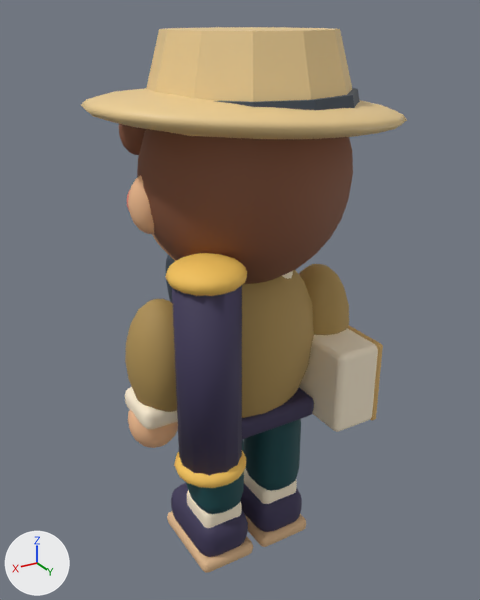
The Blender file art-source/main/tianye.blend as it was, and as the next commit left it.
One viewpoint serves both versions: a 50 mm lens placed at (0.984, 1.615, 1.74), pointed at (0.007, -0.013, 0.927). Every picture has the same lights, and +X, +Y and +Z are marked at lower left. The picture after the commit comes second.

Names of what the first picture shows: 'tianye_uniform'.
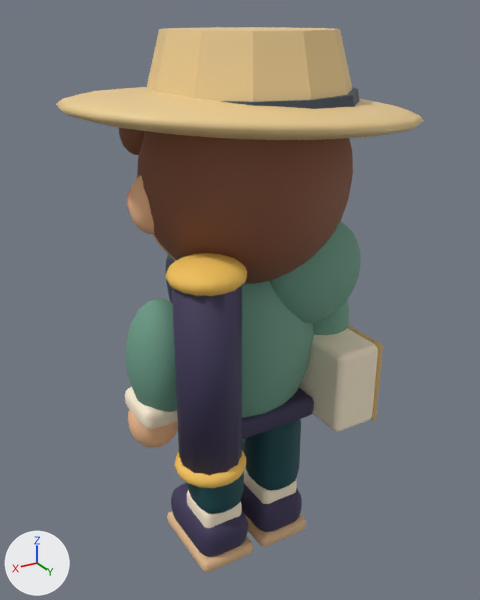
Pixel boxes (x1, y1, x2, y2) of what changed, in the pictures (480 x 600 px):
'tianye_uniform', recoloured, reshaped (brown to green, 13% wider): before (81, 27, 407, 573); after (56, 27, 424, 573)
part 1 of me_cube_024, added (beige): after (56, 87, 424, 140)
part 2 of me_cube_024, added (green): after (270, 221, 361, 323)

What the commit changed:
Material 'violet' (mat_violet) changes colour from brown #b19355 to green #6c9e89; in linear values from (0.44, 0.29, 0.09) to (0.15, 0.34, 0.25).
me_cube_024 is used by ob_tianye_uniform; location (0.0, 0.0, 0.0).
me_cube_024 had 15803 vertices, 17332 faces and spanned x -0.46..0.46, y -0.33..0.4, z 0.0..1.71.
me_cube_024 now has 16247 vertices, 17812 faces and spans x -0.52..0.52, y -0.37..0.43, z 0.0..1.71.
me_cube_024 part 1: the loose piece of 222 vertices spanning x -0.46..0.46, y -0.33..0.4, z 1.44..1.56 is copied, and the copy is scaled about its middle by (1.13, 1.11, 0.992), then moved by (0.0, -0.01, 0.0); it spans x -0.52..0.52, y -0.37..0.43, z 1.44..1.56.
me_cube_024 part 2: the loose piece of 222 vertices spanning x -0.19..-0.07, y -0.2..-0.12, z 0.71..1.07 is copied, and the copy is multiplied about its middle by the matrix ((3.048, 0.0, 0.008), (0.0, 2.0, 0.0), (2.669, 0.0, 1.292)), then moved by (-0.06, 0.26, 0.13), in mat_violet (green #6c9e89); it spans x -0.36..-0.02, y 0.02..0.18, z 0.85..1.19.
